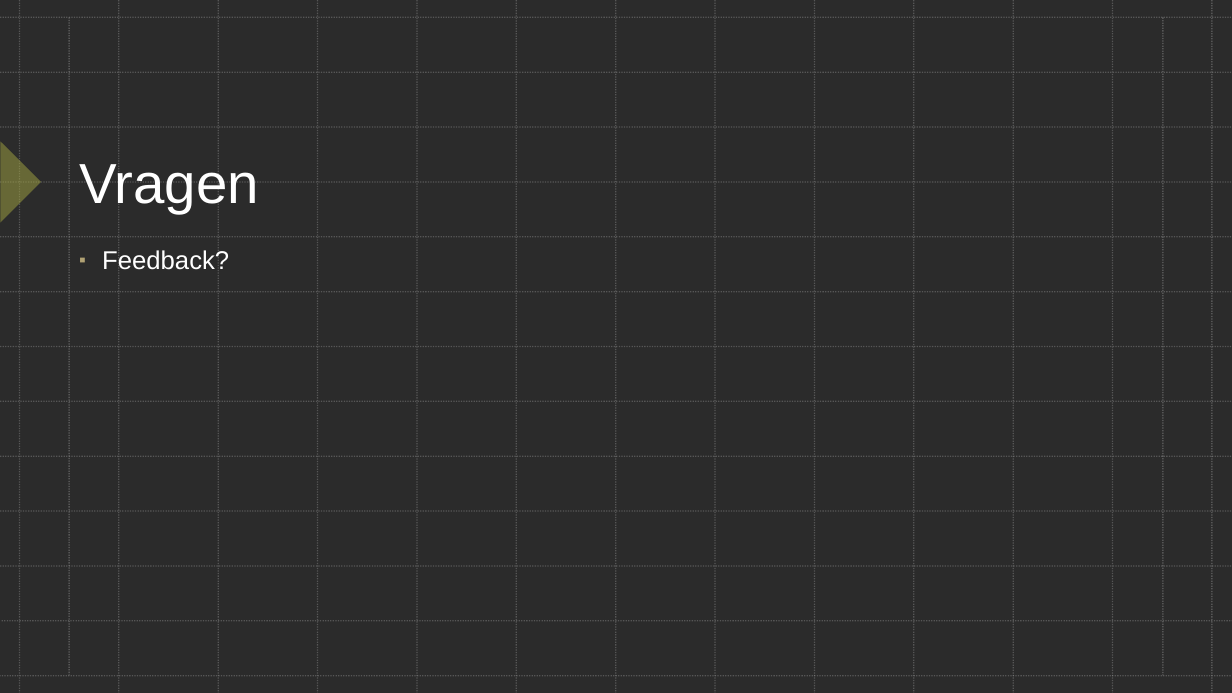
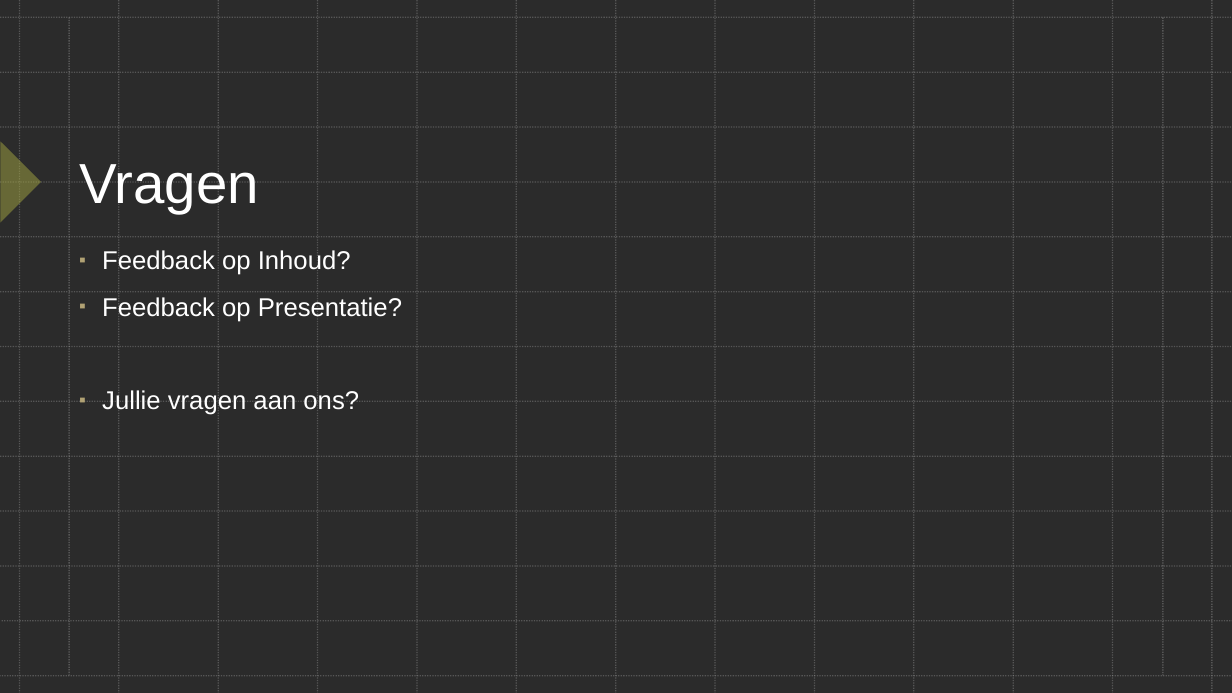
Before and after one commit to RowanBattles/CGIProject, a slide deck: slide 8 of Docs/Oplevering 2/CGI Oplevering2.pptx. Drawn at 1232x693 pixels with LibreOffice and Linux fonts; fonts in the diff are those of the drawing; background and template pictures are left out; a plain dark background stands for a picture behind light text. Boxes give left, top, right and bottom in pixels: in the first picture for what was removed or moved away, otherwise in the second. Text is boxed around its words. In the diff, an @@ line names an element or a change of style, - is before the commit and + after.

Commit message:
Updated the Oplevering2 Powerpoint and added the Notule in preperation for the Oplevering

```diff
--- a/Docs/Oplevering 2/CGI Oplevering2.pptx
+++ b/Docs/Oplevering 2/CGI Oplevering2.pptx
@@ text at <box>102,250,402,416</box>: text changed @@
-▪ Feedback?
+▪ Feedback op Inhoud?
+▪ Feedback op Presentatie?
+▪ Jullie vragen aan ons?
```
Also in this commit, not shown: 1 other file.
